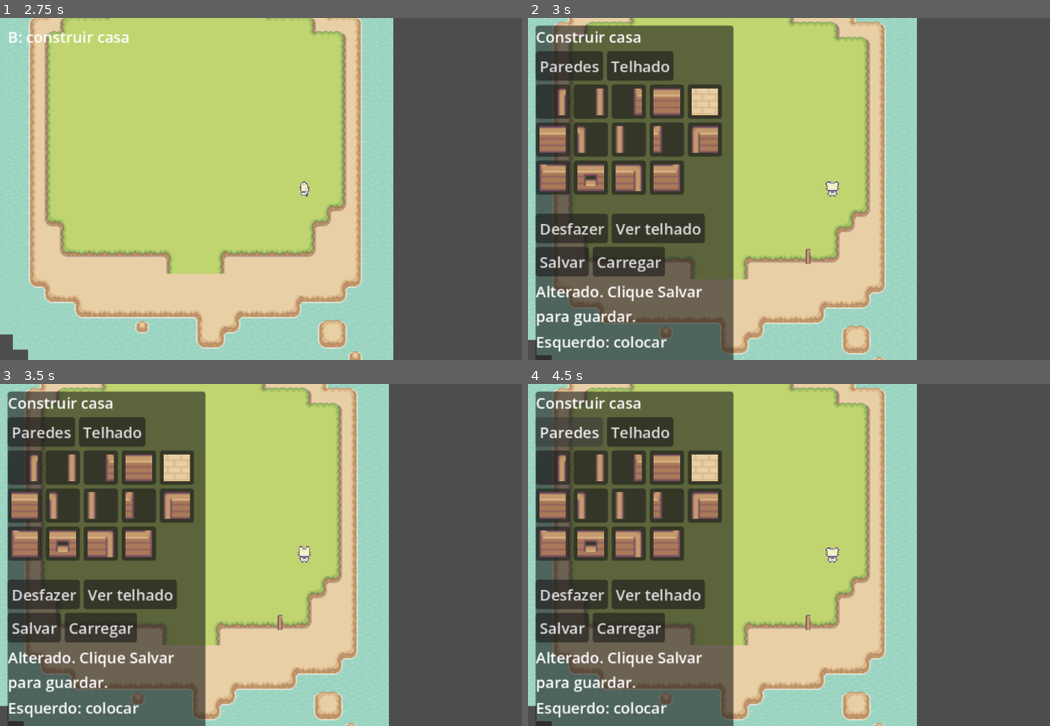
Above: before the commit, frames 1-4 (two rows, left to right).
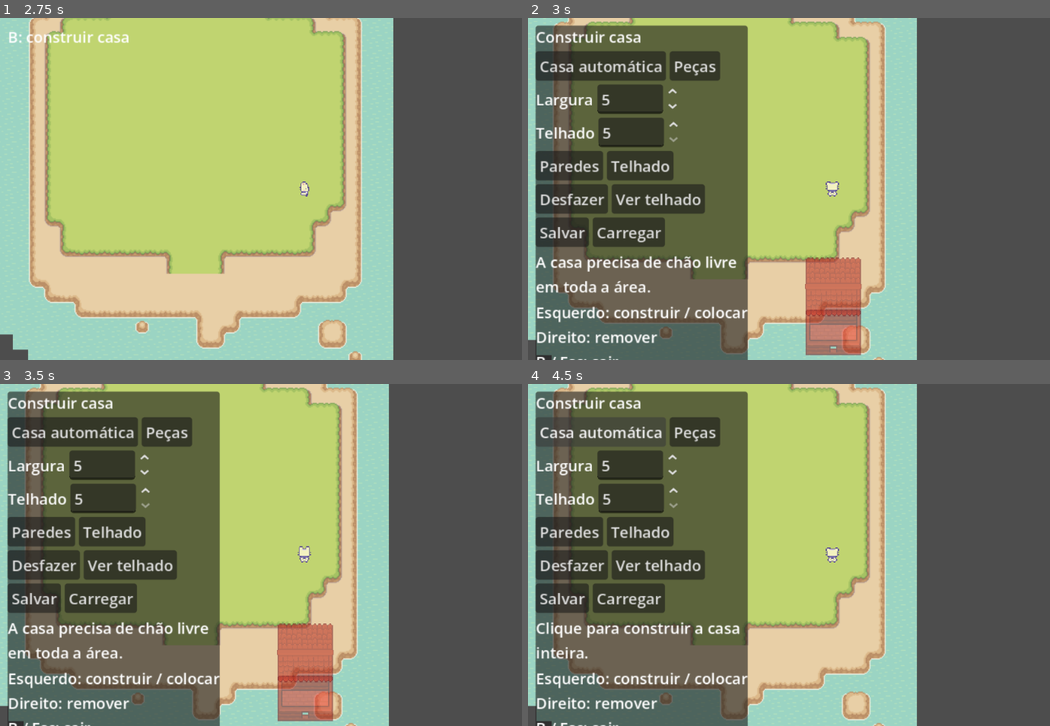
Above: after the commit, the same moments.

Repository: HelioConde/Slime-Harvest
Game: Godot game, scene res://scenes/world/world2.tscn
Same seed, same stepped clock (60 frames per second), same inputs: the game is played once before the commit and once after it. This scene is started directly instead of the project's main scene.
Inputs (mouse positions are in pixels of both pictures, inside the frame that each line leads up to):
- Up to frame 1 (2.75 s): tap Enter at 0.5 s; move the mouse to (438, 171) at 0.52 s; hold D (move_right) 0.53-1.28 s; tap E (interact) at 0.6 s; click (438, 171) at 0.67 s; move the mouse to (182, 206) at 1.27 s; hold S (move_down) 1.28-2.03 s; tap Shift (run) at 1.35 s; click (182, 206) at 1.42 s; move the mouse to (365, 113) at 2.02 s; hold D (move_right) from 2.03 s (still down); tap F (use_tool) at 2.1 s; click (365, 113) at 2.17 s
- Up to frame 2 (3 s): move the mouse to (799, 257) at 2.77 s; release D (move_right) at 2.78 s; hold W (move_up) from 2.78 s (still down); tap B at 2.85 s; click (799, 257) at 2.92 s
- Up to frame 3 (3.5 s): keep holding W (move_up)
- Up to frame 4 (4.5 s): release W (move_up) at 3.5 s; click "Paredes" at 3.5 s; click (601, 431) at 4.25 s, where only the run after the commit has a clickable "Casa automática"

Frame 1 is identical in both runs. In frame 2, 23% of the frame differs, in the area x 1-64%, y 2-100%; in frame 3, 23%; in frame 4, 19%.

Commit message:
feat: build complete houses automatically with one click

Diff:
--- a/scripts/building/house_builder.gd
+++ b/scripts/building/house_builder.gd
@@ -26,12 +26,27 @@
 var hint: Label
 var last_cell := Vector2i(99999, 99999)
 var last_button := 0
+var pending_stamp_button := 0
+var automatic := true
+var house_width := 5
+var roof_height := 5
+var house_rects: Array[Rect2i] = []
+var stamp_preview: Node2D
+var preview_plan: Array[Dictionary] = []
+var preview_valid := false
+var palette_scroll: ScrollContainer
+var size_controls: VBoxContainer
 
 func _ready() -> void:
 	walls.tile_set = wall_tiles
 	roof.tile_set = roof_tiles
 	_build_ui()
 	_select_layer(0)
+	palette_scroll.hide()
+	stamp_preview = Node2D.new()
+	stamp_preview.z_index = 30
+	stamp_preview.draw.connect(_draw_stamp_preview)
+	add_child(stamp_preview)
 	panel.hide()
 	ghost.hide()
 	if player == null or ground == null:
@@ -57,12 +72,42 @@
 	var title := Label.new()
 	title.text = "Construir casa"
 	box.add_child(title)
+	var mode := HBoxContainer.new()
+	box.add_child(mode)
+	_button(mode, "Casa automática", _set_automatic.bind(true))
+	_button(mode, "Peças", _set_automatic.bind(false))
+	size_controls = VBoxContainer.new()
+	box.add_child(size_controls)
+	var width_row := HBoxContainer.new()
+	size_controls.add_child(width_row)
+	var height_row := HBoxContainer.new()
+	size_controls.add_child(height_row)
+	var width_label := Label.new()
+	width_label.text = "Largura"
+	width_row.add_child(width_label)
+	var width := SpinBox.new()
+	width.min_value = 3
+	width.max_value = 12
+	width.value = house_width
+	width.value_changed.connect(_set_width)
+	width_row.add_child(width)
+	var height_label := Label.new()
+	height_label.text = "Telhado"
+	height_row.add_child(height_label)
+	var height := SpinBox.new()
+	height.min_value = 5
+	height.max_value = 9
+	height.step = 2
+	height.value = roof_height
+	height.value_changed.connect(_set_roof_height)
+	height_row.add_child(height)
 	var categories := HBoxContainer.new()
 	box.add_child(categories)
 	_button(categories, "Paredes", _select_layer.bind(0))
 	_button(categories, "Telhado", _select_layer.bind(1))
 	var scroll := ScrollContainer.new()
-	scroll.custom_minimum_size = Vector2(200, 132)
+	palette_scroll = scroll
+	scroll.custom_minimum_size = Vector2(200, 100)
 	scroll.horizontal_scroll_mode = ScrollContainer.SCROLL_MODE_DISABLED
 	box.add_child(scroll)
 	palette = GridContainer.new()
@@ -77,12 +122,12 @@
 	_button(storage, "Salvar", _save_house)
 	_button(storage, "Carregar", _load_house)
 	status = Label.new()
-	status.text = "Escolha uma peça."
+	status.text = "Clique no chão para construir a casa."
 	status.autowrap_mode = TextServer.AUTOWRAP_WORD_SMART
 	status.custom_minimum_size.x = 200
 	box.add_child(status)
 	var help := Label.new()
-	help.text = "Esquerdo: colocar\nDireito: apagar camada\nB / Esc: sair"
+	help.text = "Esquerdo: construir / colocar\nDireito: remover\nB / Esc: sair"
 	box.add_child(help)
 
 func _button(parent: Node, text: String, action: Callable) -> void:
@@ -93,6 +138,8 @@
 
 func _select_layer(layer: int) -> void:
 	selected_layer = layer
+	if building:
+		_set_automatic(false)
 	for child in palette.get_children():
 		palette.remove_child(child)
 		child.queue_free()
@@ -136,16 +183,22 @@
 	if enabled:
 		previous_controls = bool(player.get("controls_enabled"))
 	player.call("set_controls_enabled", false if enabled else previous_controls)
+	pending_stamp_button = 0
 	building = enabled
 	panel.visible = enabled
 	hint.visible = not enabled
-	ghost.visible = enabled
+	ghost.visible = enabled and not automatic
 	last_button = 0
 	if not enabled:
 		ghost.hide()
+		preview_plan.clear()
+		stamp_preview.queue_redraw()
 
 func _process(_delta: float) -> void:
 	if not building:
+		return
+	if automatic:
+		_process_automatic()
 		return
 	var layer := walls if selected_layer == 0 else roof
 	var cell := layer.local_to_map(layer.get_local_mouse_position())
@@ -204,6 +257,8 @@
 	status.text = "Alterado. Clique Salvar para guardar."
 
 func _update_blocker(cell: Vector2i, occupied: bool) -> void:
+	if occupied and walls.get_cell_atlas_coords(cell) == Vector2i(3, 2):
+		occupied = false
 	if blockers.has(cell):
 		var old: StaticBody2D = blockers[cell]
 		old.collision_layer = 0
@@ -227,6 +282,22 @@
 	if history.is_empty():
 		return
 	var edit: Dictionary = history.back()
+	if edit.has("batch"):
+		for previous in edit.batch:
+			if int(previous.layer) == 0 and int(previous.source) != -1 and not _can_place(previous.cell, 0):
+				status.text = "Libere o espaço antes de desfazer."
+				return
+		history.pop_back()
+		for previous in edit.batch:
+			var target := walls if int(previous.layer) == 0 else roof
+			target.set_cell(previous.cell, previous.source, previous.atlas)
+			if int(previous.layer) == 0:
+				_update_blocker(previous.cell, int(previous.source) != -1)
+		house_rects.clear()
+		for rect in edit.rects:
+			house_rects.append(rect)
+		status.text = "Construção desfeita."
+		return
 	if int(edit.layer) == 0 and int(edit.source) != -1 and not _can_place(edit.cell, 0):
 		status.text = "Libere o espaço antes de desfazer."
 		return
@@ -251,7 +322,10 @@
 	if file == null:
 		status.text = "Não foi possível salvar."
 		return
-	file.store_string(JSON.stringify({"version": 1, "cells": cells}))
+	var rectangles: Array[Dictionary] = []
+	for rect in house_rects:
+		rectangles.append({"x": rect.position.x, "y": rect.position.y, "w": rect.size.x, "h": rect.size.y})
+	file.store_string(JSON.stringify({"version": 1, "cells": cells, "houses": rectangles}))
 	file.flush()
 	var error := file.get_error()
 	file.close()
@@ -297,6 +371,24 @@
 			status.text = "Casa inválida ou espaço ocupado."
 			return
 		seen[key] = true
+	var loaded_rects: Array[Rect2i] = []
+	var records: Variant = data.get("houses", [])
+	if not records is Array or records.size() > MAX_CELLS:
+		status.text = "Lista de casas inválida."
+		return
+	for record in records:
+		if not record is Dictionary:
+			status.text = "Casa inválida."
+			return
+		for key in ["x", "y", "w", "h"]:
+			if not record.has(key) or not (record[key] is float or record[key] is int) or float(record[key]) != floorf(float(record[key])) or absf(float(record[key])) > 4096:
+				status.text = "Dimensões de casa inválidas."
+				return
+		if int(record.w) < 3 or int(record.w) > 12 or int(record.h) < 7 or int(record.h) > 11:
+			status.text = "Dimensões de casa inválidas."
+			return
+		loaded_rects.append(Rect2i(int(record.x), int(record.y), int(record.w), int(record.h)))
+	house_rects = loaded_rects
 	walls.clear()
 	roof.clear()
 	for cell in blockers.keys():
@@ -309,3 +401,132 @@
 			_update_blocker(cell, true)
 	history.clear()
 	status.text = "Casa carregada."
+
+
+func _set_automatic(enabled: bool) -> void:
+	pending_stamp_button = 0
+	automatic = enabled
+	palette_scroll.visible = not enabled
+	size_controls.visible = enabled
+	ghost.visible = building and not enabled
+	preview_plan.clear()
+	if is_instance_valid(stamp_preview):
+		stamp_preview.queue_redraw()
+	status.text = "Clique para construir a casa inteira." if enabled else "Escolha uma peça para editar."
+	last_button = 0
+
+func _set_width(value: float) -> void:
+	house_width = int(value)
+
+func _set_roof_height(value: float) -> void:
+	roof_height = int(value)
+
+func _house_plan(origin: Vector2i) -> Array[Dictionary]:
+	var plan: Array[Dictionary] = []
+	var wall_source := wall_tiles.get_source_id(0)
+	var roof_source := roof_tiles.get_source_id(0)
+	var ridge := floori(roof_height / 2.0)
+	for y in range(roof_height):
+		var atlas_y := 0 if y == 0 else 4 if y == roof_height - 1 else 2 if y == int(ridge) else 1 if y < int(ridge) else 3
+		for x in range(house_width):
+			var atlas_x := 0 if x == 0 else 2 if x == house_width - 1 else 1
+			plan.append({"cell": origin + Vector2i(x, y), "layer": 1, "source": roof_source, "atlas": Vector2i(atlas_x, atlas_y), "solid": false})
+	for y in range(3):
+		for x in range(house_width):
+			var atlas_x := 0 if x == 0 else 2 if x == house_width - 1 else 1
+			var door := y == 2 and x == floori(house_width / 2.0)
+			var atlas := Vector2i(3, 2) if door else Vector2i(atlas_x, y)
+			plan.append({"cell": origin + Vector2i(x, roof_height - 1 + y), "layer": 0, "source": wall_source, "atlas": atlas, "solid": not door})
+	return plan
+
+func _plan_valid(plan: Array[Dictionary]) -> bool:
+	if plan.size() + walls.get_used_cells().size() + roof.get_used_cells().size() > MAX_CELLS:
+		return false
+	for piece in plan:
+		var target := walls if int(piece.layer) == 0 else roof
+		if target.get_cell_source_id(piece.cell) != -1 or not _can_place(piece.cell, 0):
+			return false
+	return true
+
+func _process_automatic() -> void:
+	ghost.hide()
+	var over_panel := panel.get_global_rect().has_point(get_viewport().get_mouse_position())
+	var cell := walls.local_to_map(walls.get_local_mouse_position())
+	preview_plan.clear()
+	if not over_panel:
+		preview_plan = _house_plan(cell)
+		preview_valid = _plan_valid(preview_plan)
+	stamp_preview.queue_redraw()
+	if over_panel:
+		pending_stamp_button = 0
+		return
+	var pressed := pending_stamp_button
+	pending_stamp_button = 0
+	if pressed == MOUSE_BUTTON_LEFT:
+		if not preview_valid:
+			status.text = "A casa precisa de chão livre em toda a área."
+			return
+		_place_house(cell, preview_plan)
+	elif pressed == MOUSE_BUTTON_RIGHT:
+		_remove_house(cell)
+
+func _draw_stamp_preview() -> void:
+	if not building or not automatic:
+		return
+	var tint := Color(1, 1, 1, 0.55) if preview_valid else Color(1, 0.3, 0.3, 0.55)
+	# Draw the walls first, so the roof eave covers the top facade row.
+	for layer_id in [0, 1]:
+		var tiles: TileSet = wall_tiles if layer_id == 0 else roof_tiles
+		var source := tiles.get_source(tiles.get_source_id(0)) as TileSetAtlasSource
+		for piece in preview_plan:
+			if int(piece.layer) != layer_id:
+				continue
+			var point := stamp_preview.to_local(walls.to_global(walls.map_to_local(piece.cell)))
+			stamp_preview.draw_texture_rect_region(source.texture, Rect2(point - Vector2(8, 8), Vector2(16, 16)), source.get_tile_texture_region(piece.atlas), tint)
+
+func _snapshot(plan: Array[Dictionary]) -> Array[Dictionary]:
+	var previous: Array[Dictionary] = []
+	for piece in plan:
+		var target := walls if int(piece.layer) == 0 else roof
+		previous.append({"cell": piece.cell, "layer": piece.layer, "source": target.get_cell_source_id(piece.cell), "atlas": target.get_cell_atlas_coords(piece.cell)})
+	return previous
+
+func _place_house(origin: Vector2i, plan: Array[Dictionary]) -> void:
+	history.append({"batch": _snapshot(plan), "rects": house_rects.duplicate()})
+	if history.size() > 256:
+		history.pop_front()
+	for piece in plan:
+		var target := walls if int(piece.layer) == 0 else roof
+		target.set_cell(piece.cell, piece.source, piece.atlas)
+		if int(piece.layer) == 0:
+			_update_blocker(piece.cell, bool(piece.solid))
+	house_rects.append(Rect2i(origin, Vector2i(house_width, roof_height + 2)))
+	status.text = "Casa construída. Clique Salvar para guardar."
+
+func _remove_house(cell: Vector2i) -> void:
+	for index in range(house_rects.size()):
+		var rect := house_rects[index]
+		if not rect.has_point(cell):
+			continue
+		var plan: Array[Dictionary] = []
+		for y in range(rect.position.y, rect.end.y):
+			for x in range(rect.position.x, rect.end.x):
+				for layer_id in range(2):
+					plan.append({"cell": Vector2i(x, y), "layer": layer_id})
+		history.append({"batch": _snapshot(plan), "rects": house_rects.duplicate()})
+		if history.size() > 256:
+			history.pop_front()
+		for piece in plan:
+			var target := walls if int(piece.layer) == 0 else roof
+			target.erase_cell(piece.cell)
+			if int(piece.layer) == 0:
+				_update_blocker(piece.cell, false)
+		house_rects.remove_at(index)
+		status.text = "Casa removida. Desfazer restaura."
+		return
+	status.text = "Clique em uma casa automática para remover."
+
+
+func _input(event: InputEvent) -> void:
+	if building and automatic and event is InputEventMouseButton and event.pressed:
+		pending_stamp_button = event.button_index
Not shown, changed: docs/house_building.md
